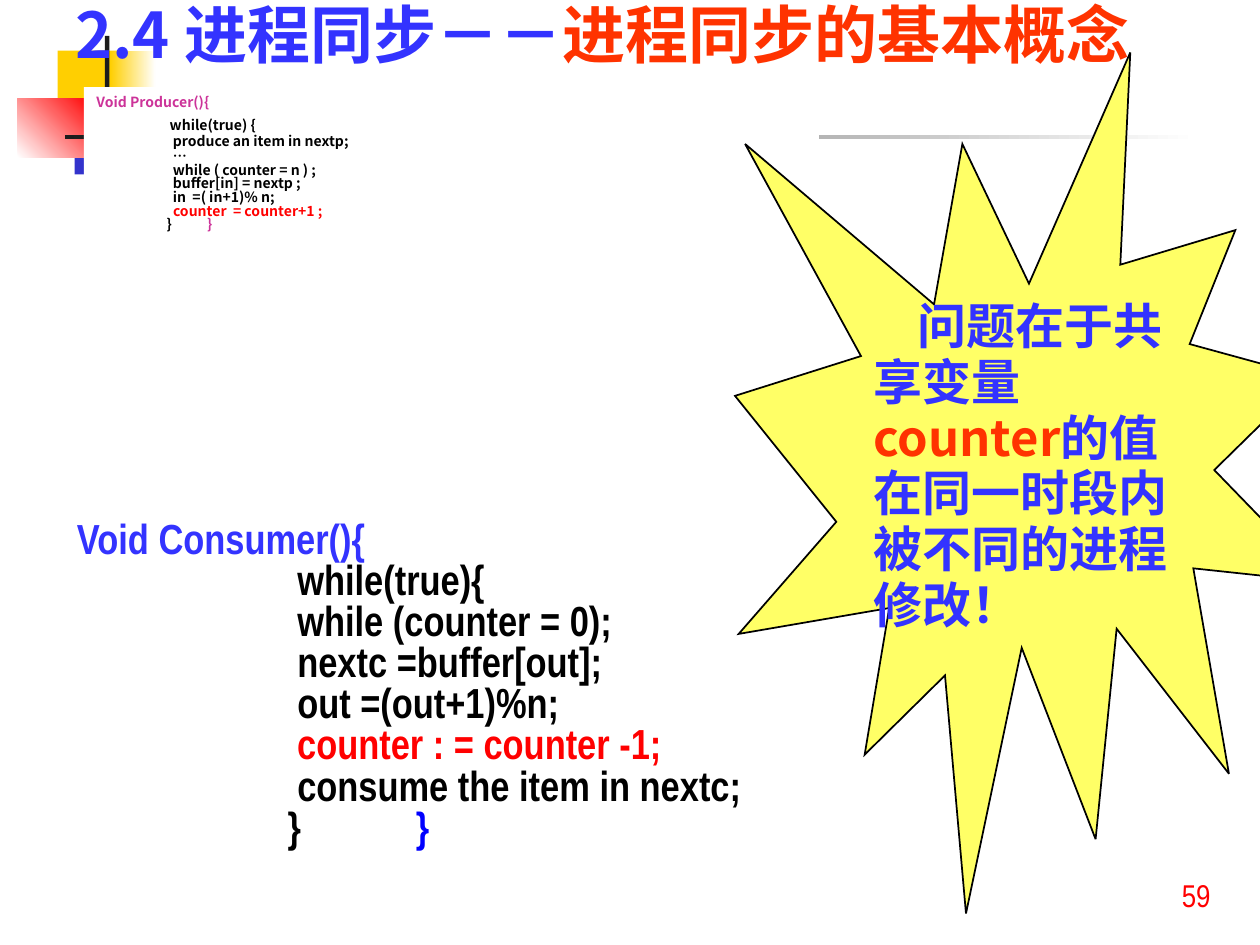
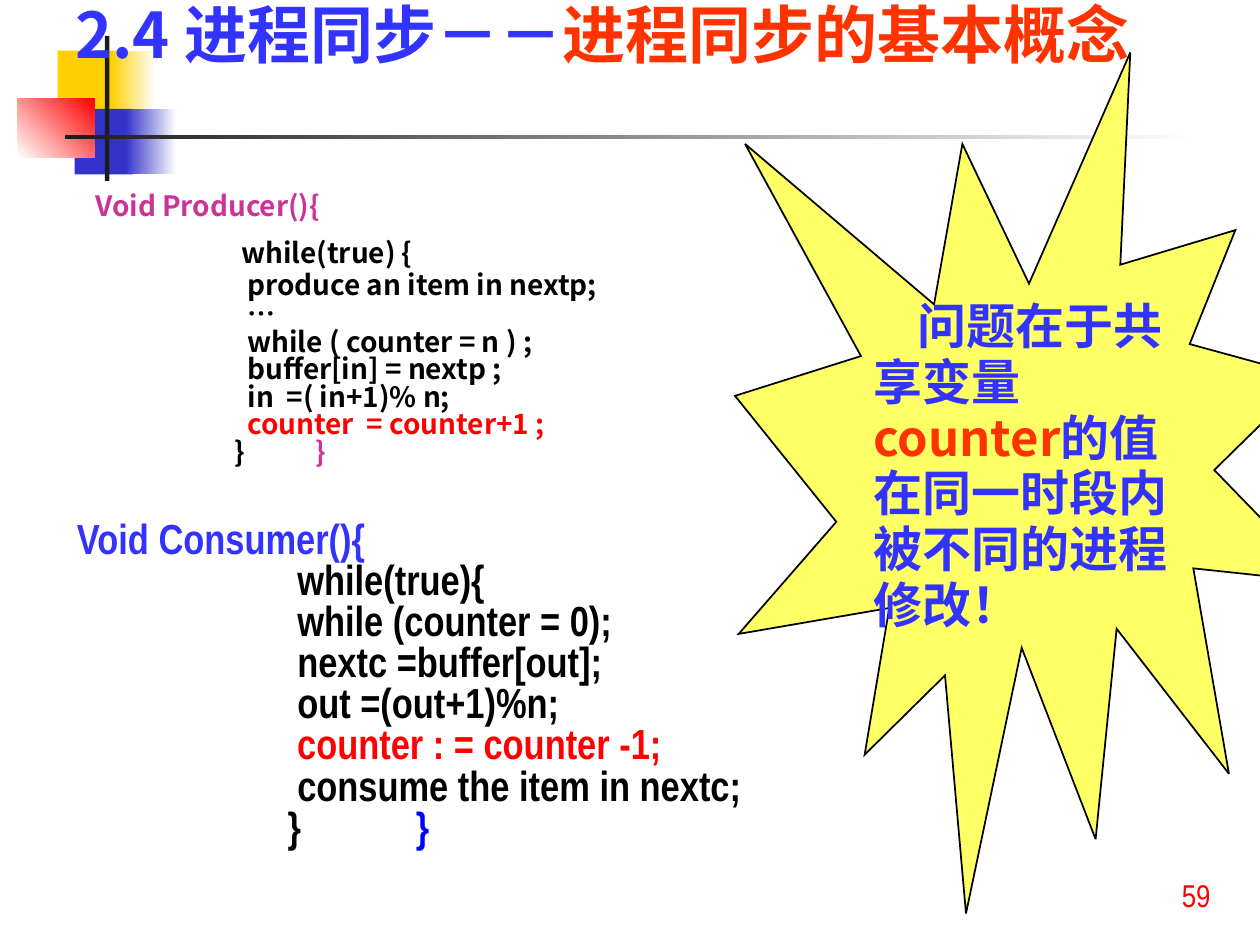
Before and after one commit to zeemeil/zeemeil.github.io, a slide deck: slide 59 of files/2025_2_OS/0909_OS_ch2.pptx. Drawn at 1260x945 pixels with LibreOffice and Linux fonts; fonts in the diff are those of the drawing. Boxes give left, top, right and bottom in pixels: in the first picture for what was removed or moved away, otherwise in the second. Text is boxed around its words. In the diff, an @@ line names an element or a change of style, - is before the commit and + after.

```diff
--- a/files/2025_2_OS/0909_OS_ch2.pptx
+++ b/files/2025_2_OS/0909_OS_ch2.pptx
@@ rectangle added at (x1=126, y1=108, x2=176, y2=174), fill gradient #3333CC to #FFFFFF @@
@@ text "Void Producer(){" moved from (x1=96, y1=95, x2=349, y2=220) to (x1=95, y1=193, x2=597, y2=442) @@
@@ text "Void Producer(){" at (x1=95, y1=193, x2=597, y2=442): size 8 to 16 pt; more space between paragraphs @@
```
Also in this commit, not shown: 5 other slides changed, 17 other files.
